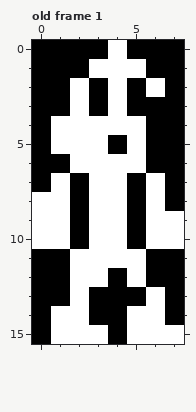
A pixel-art file gets an edit: assets/player.ase. Above: the version before the commit.
8x16 pixels, 1 frame. Shown: old frame 1. The commit also changed other frames, which this record leaves out.
And afterwards:
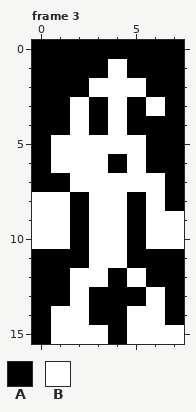
Palette (. is transparent): A #000000  B #ffffff
A new or re-ordered frame is compared with the old frame closest to it.
Author's note on the commit: Add idle animation
From old to new:
frames 1 -> 3
Frame 3 is new; against old frame 1:
y 0: x 4 B -> A
y 1: x 3 B -> A; x 5 B -> A
y 2: x 2..3 BA -> AB; x 5..6 AB -> BA
y 3: x 6 A -> B
y 4: x 1 B -> A; x 3 B -> A; x 5 B -> A
y 5: x 4 A -> B
y 6: x 1 A -> B; x 4 B -> A
y 7: x 1..2 BA -> AB; x 5 A -> B
y 11: x 2 B -> A; x 5 B -> A
Pixel boxes of the changes (left, top, right, bottom) in both pictures:
changed: (51, 40, 165, 268)
